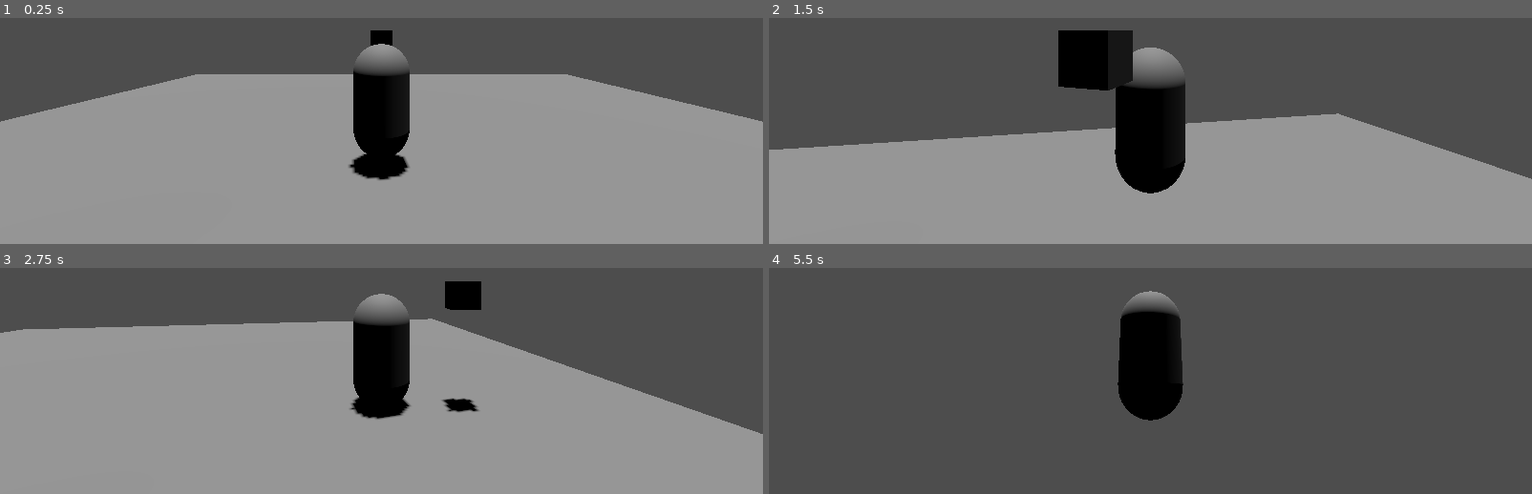
Above: before the commit, frames 1-4 (two rows, left to right).
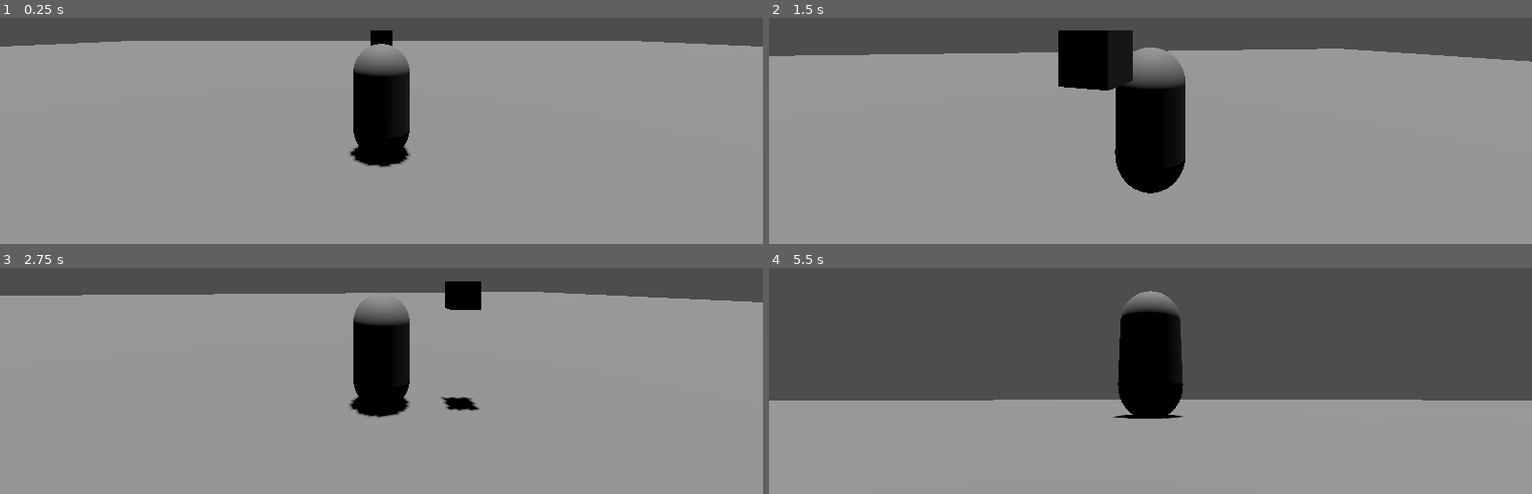
Above: after the commit, the same moments.

Repository: kenjan35/Mons-Hunt
Game: Godot game, scene res://scenes/main.tscn
Two runs of this game, one before a commit and one after it. Both use one fixed random seed, a clock stepped at 60 frames per second and the inputs below.
Inputs (mouse positions are in pixels of both pictures, inside the frame that each line leads up to):
- Up to frame 1 (0.25 s): no input
- Up to frame 2 (1.5 s): move the mouse to (1188, 29) at 0.52 s; hold Up (move_forward) 0.53-1.28 s; hold Tab (mouse_capture) 0.53-1.28 s; tap Space (jump) at 0.77 s; move the mouse to (997, 51) at 1.27 s; hold Down (move_back) from 1.28 s (still down); tap Mouse wheel up (zoom_in) at 1.35 s
- Up to frame 3 (2.75 s): tap Space (jump) at 1.52 s; move the mouse to (outside the picture) at 2.02 s; release Down (move_back) at 2.03 s; hold Right (move_right) from 2.03 s (still down); hold Mouse wheel down (zoom_out) from 2.03 s (still down)
- Up to frame 4 (5.5 s): move the mouse to (1112, 365) at 2.77 s; release Right (move_right) at 2.78 s; release Mouse wheel down (zoom_out) at 2.78 s; hold Up (move_forward) from 2.78 s (still down); tap Tab (mouse_capture) at 2.85 s; tap Space (jump) at 3.02, 3.77, 4.52 s; move the mouse to (1203, 286) at 3.52 s; hold Mouse wheel up (zoom_in) 3.53-4.28 s; move the mouse to (1089, 274) at 4.27 s; tap Mouse wheel down (zoom_out) at 4.35 s; move the mouse to (1158, 279) at 5.02 s; hold Tab (mouse_capture) from 5.03 s (still down)

The runs differ from the first frame. In frame 1, 20% of the frame differs, in the area x 0-100%, y 10-72%; in frame 2, 32%; in frame 3, 22%; in frame 4, 41%, in the area x 0-100%, y 58-100%.

Commit message:
update: making the ground bigger (debug: was too small and player keeps falling)

Diff:
--- a/cacahuete/scenes/ground.tscn
+++ b/cacahuete/scenes/ground.tscn
@@ -1,10 +1,10 @@
 [gd_scene format=3 uid="uid://1fv5tqtjgiqs"]
 
 [sub_resource type="BoxShape3D" id="BoxShape3D_7ylpw"]
-size = Vector3(20, 1, 20)
+size = Vector3(99.5, 1.95, 99.5)
 
 [sub_resource type="BoxMesh" id="BoxMesh_pybca"]
-size = Vector3(20, 1, 20)
+size = Vector3(100, 2, 100)
 
 [node name="Ground" type="Node3D" unique_id=95938912]
 
